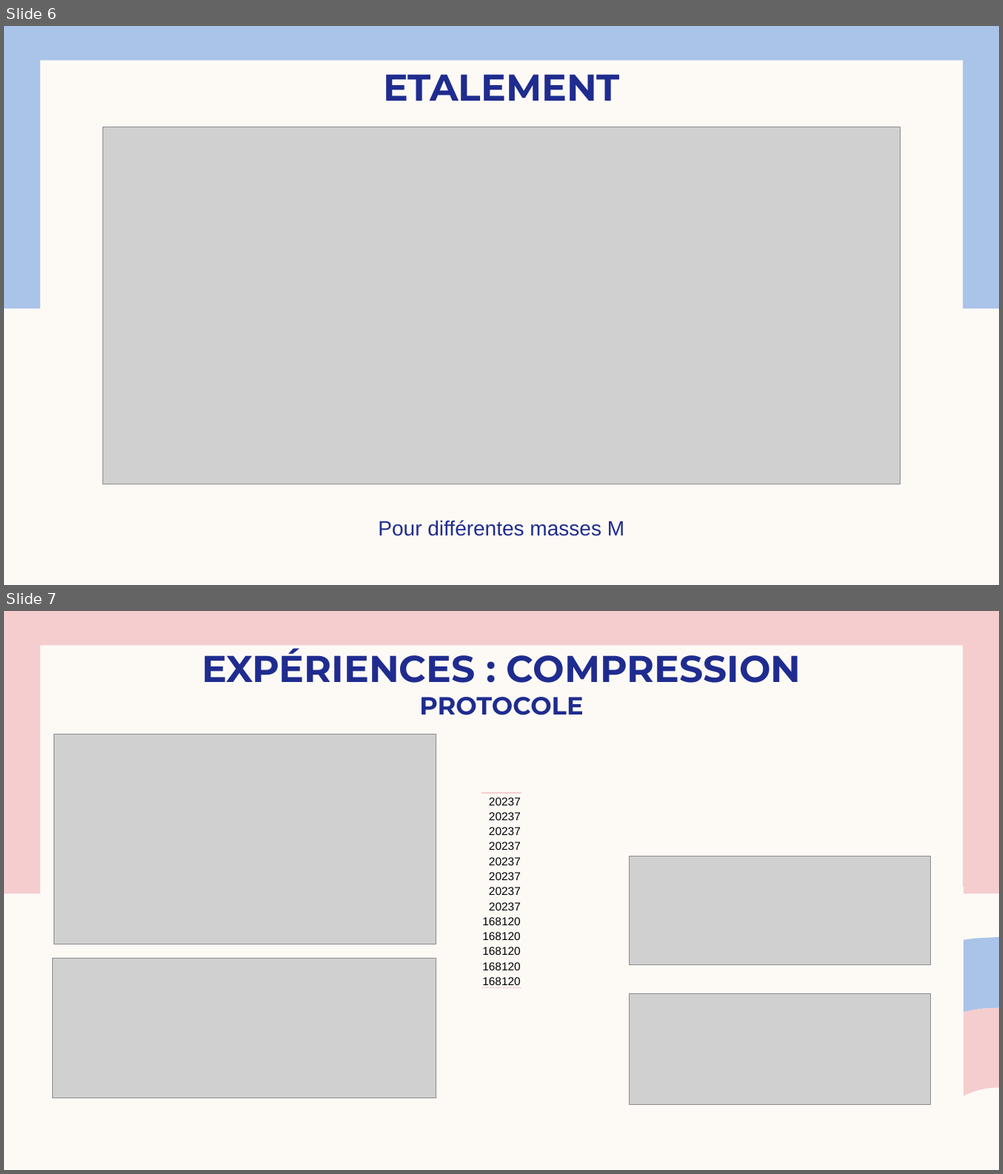
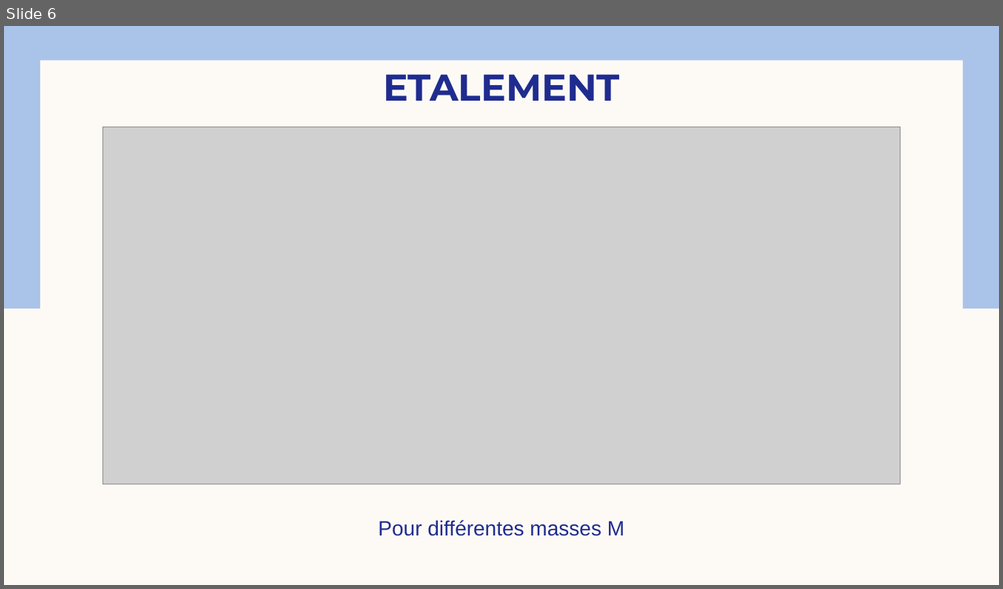
Before and after one commit to Josephine-gith/VS, a slide deck: PPT/Viscoplastic Squeeze pptGE 2.pptx. Shown one above the other, each under a label of ours: slides 6 and 7 before the commit, slide 6 after it. The pictures are 1003x1174 and 1003x589 pixels, drawn with LibreOffice and Linux fonts; fonts in the diff are those of the drawing; grey boxes stand for pictures. Boxes give left, top, right and bottom in pixels: in the first picture for what was removed or moved away, otherwise in the second. Text is boxed around its words. In the diff, an @@ line names an element or a change of style, - is before the commit and + after.

```diff
--- a/PPT/Viscoplastic Squeeze pptGE 2.pptx
+++ b/PPT/Viscoplastic Squeeze pptGE 2.pptx
@@ slide 7 removed at [4,611,999,1170], background #FDFAF6; not listed: 1 template element that a slide beside it also shows @@
@@ rectangle removed at [4,611,999,894] @@
@@ title removed at [202,648,801,715] @@
-EXPÉRIENCES : COMPRESSION
-PROTOCOLE
@@ picture removed at [54,735,435,945] @@
@@ table removed at [481,793,521,991], 13 rows, 1 columns @@
-20237
-20237
-20237
-20237
-20237
-20237
-20237
-20237
-168120
-168120
-168120
-168120
-168120
@@ picture removed at [629,857,930,965] @@
@@ rectangle removed at [758,887,963,1170] @@
@@ freeform shape removed at [767,937,999,1170] @@
@@ picture removed at [53,959,435,1099] @@
@@ picture removed at [629,994,930,1105] @@
@@ freeform shape removed at [838,1008,999,1170] @@
@@ freeform shape removed at [917,1088,999,1170] @@
```
Also in this commit, not shown: 2 slides changed, 1 slide added, 25 other files.
